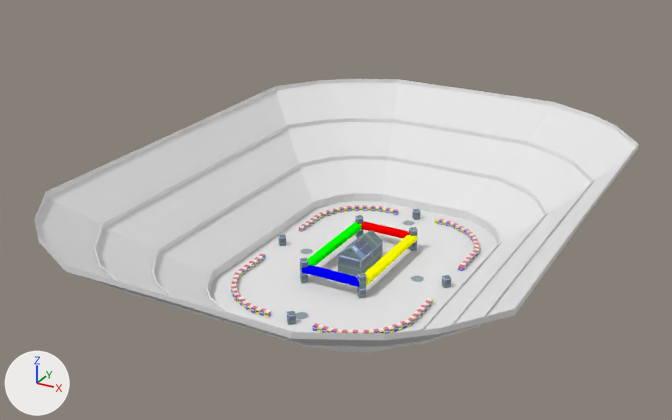
The Blender file media/trunk/tracks/arena_stadium/arena2.5.blend, before and after one commit.
Before and after are seen from a 50 mm camera at (206.0, -450.0, 210.0) aimed at (-51.0, 16.0, -23.0). Lighting does not change. The marker at lower left points along +X, +Y and +Z. The picture after the commit comes second.

The older version as bpy lines, for what is in view:
```python
me_beams1 = bpy.data.meshes.new('beams1')
me_beams1.from_pydata(...)  # 2489 vertices, 2450 faces; spans x -129.0..53.0, y -122.0..122.0, z 44.0..50.0
me_beams1.materials.append(mat_m_default)  # its picture is missing
me_beams2 = bpy.data.meshes.new('beams2')
me_beams2.from_pydata(...)  # 1432 vertices, 736 faces; spans x -129.0..53.0, y -122.0..122.0, z 44.0..50.0
me_beams2.materials.append(mat_m_default)  # its picture is missing
me_stadium2 = bpy.data.meshes.new('stadium2')
me_stadium2.from_pydata(...)  # 192 vertices, 60 faces; spans x -129.0..53.0, y -122.0..122.0, z 3.0..42.0
me_stadium2.polygons.foreach_set('use_smooth', [True] * 60)
me_stadium2.materials.append(mat_m_default)  # its picture is missing
ob_beams1 = bpy.data.objects.new('beams1', me_beams1)
ob_beams1.location = (21.3, 23.6, -61.3)
ob_beams1.scale = (1.53, 1.53, 1.53)
ob_beams1.hide_viewport = True
ob_beams2 = bpy.data.objects.new('beams2', me_beams2)
ob_beams2.location = (21.3, 23.6, -61.3)
ob_beams2.scale = (1.53, 1.53, 1.53)
ob_beams2.hide_viewport = True
ob_stadium2 = bpy.data.objects.new('stadium2', me_stadium2)
ob_stadium2.location = (21.3, 23.6, -61.3)
ob_stadium2.scale = (1.53, 1.53, 1.53)
# also in view: 'ground' at (-37.0, 24.0, -61.0); 'Cube.010' at (-37.0, 24.0, -55.0); 'Cube.001' at (-37.0, 24.0, -53.0); 'Cube.007' at (-37.0, 24.0, -52.0); 'Cube.002' at (-37.0, 24.0, -60.0)
```
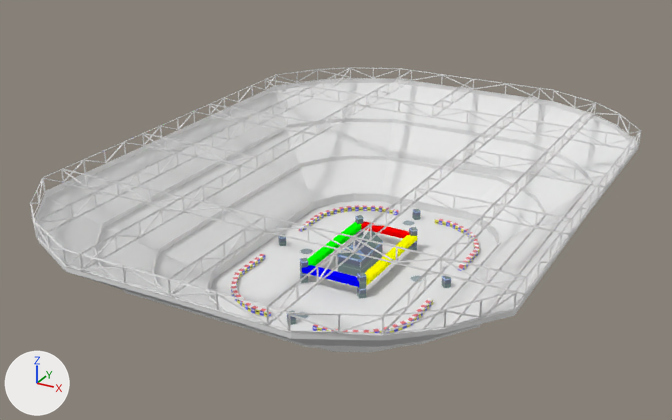
What the commit changed:
Object 'beams2' (ob_beams2) is now shown.
Object 'beams1' (ob_beams1) is now shown.

Location of each change, [x1, y1, x2, y2] in pixels of the pictures (672 x 420 px):
'beams1', shown
    after: [30, 67, 641, 335]
'beams2', shown
    after: [31, 68, 641, 334]
